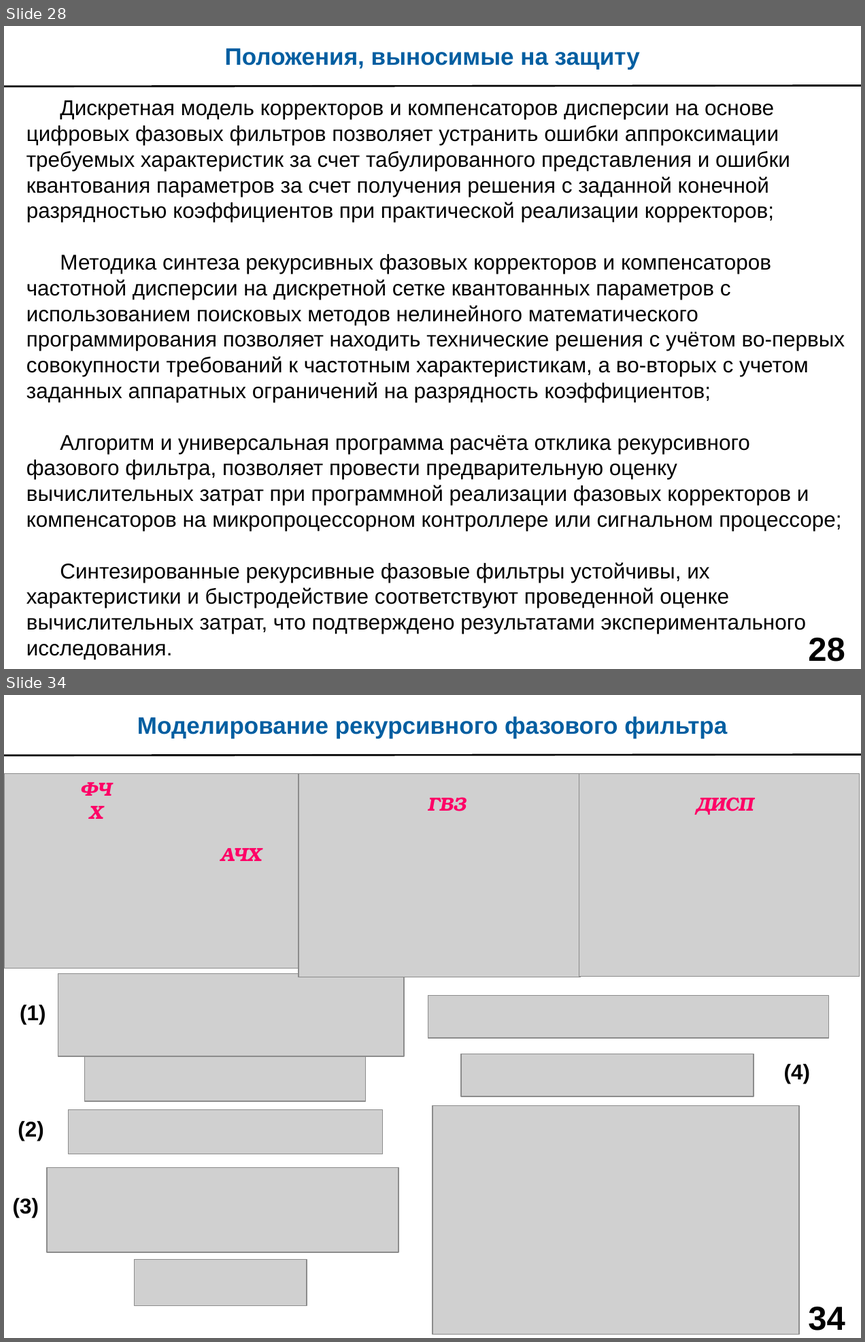
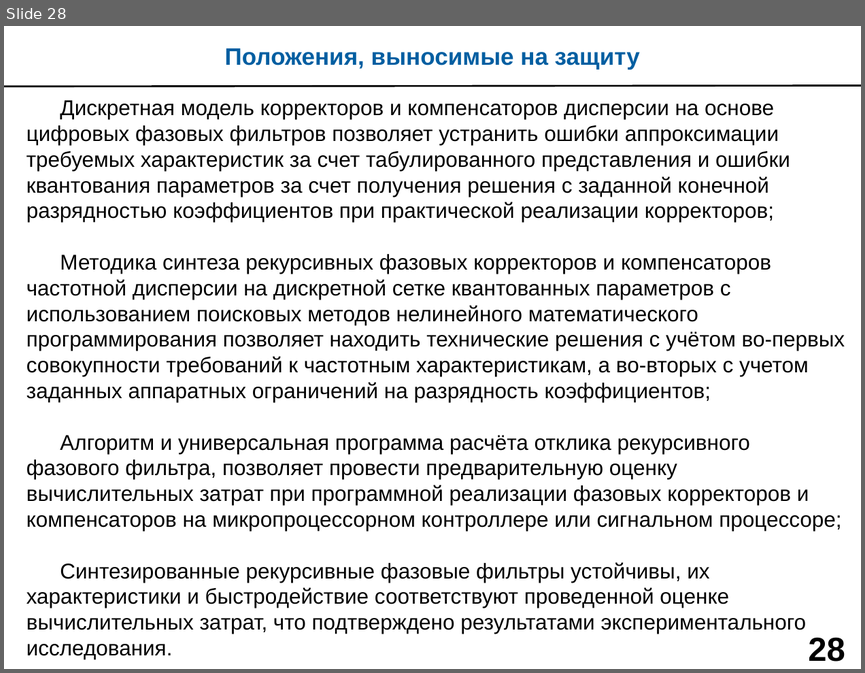
Before and after one commit to kit8nino/disser_ktn, a slide deck: Морозов_дисс_н_презентация.pptx. Shown one above the other, each under a label of ours: slides 28 and 34 before the commit, slide 28 after it; the slides between them are not shown. The pictures are 865x1342 and 865x673 pixels, drawn with LibreOffice and Linux fonts; fonts in the diff are those of the drawing; grey boxes stand for pictures. Boxes give left, top, right and bottom in pixels: in the first picture for what was removed or moved away, otherwise in the second. Text is boxed around its words. In the diff, an @@ line names an element or a change of style, - is before the commit and + after.

```diff
--- a/Морозов_дисс_н_презентация.pptx
+++ b/Морозов_дисс_н_презентация.pptx
@@ slide 34 removed at (4,695,861,1338), background #FFFFFF @@
@@ text removed at (137,716,727,739) @@
-Моделирование рекурсивного фазового фильтра
@@ line removed from (4, 755) to (861, 754) @@
@@ picture removed at (4,774,302,968) @@
@@ picture removed at (298,774,581,978) @@
@@ picture removed at (579,774,859,976) @@
@@ text removed at (65,784,126,816) @@
-ФЧХ
@@ text removed at (428,797,466,811) @@
-ГВЗ
@@ text removed at (696,797,753,815) @@
-ДИСП
@@ text removed at (220,848,261,861) @@
-АЧХ
@@ picture removed at (58,974,404,1057) @@
@@ picture removed at (428,995,829,1038) @@
@@ text removed at (20,1004,45,1024) @@
-(1)
@@ picture removed at (84,1055,366,1101) @@
@@ picture removed at (461,1054,753,1097) @@
@@ text removed at (784,1064,810,1083) @@
-(4)
@@ text removed at (18,1121,43,1140) @@
-(2)
@@ picture removed at (68,1110,383,1154) @@
@@ picture removed at (432,1106,799,1334) @@
@@ picture removed at (47,1167,398,1252) @@
@@ text removed at (13,1198,39,1217) @@
-(3)
@@ picture removed at (135,1259,307,1305) @@
@@ page number removed at (808,1306,844,1330) @@
-34
```
Also in this commit, not shown: 1 slide changed, 12 other slides removed.
